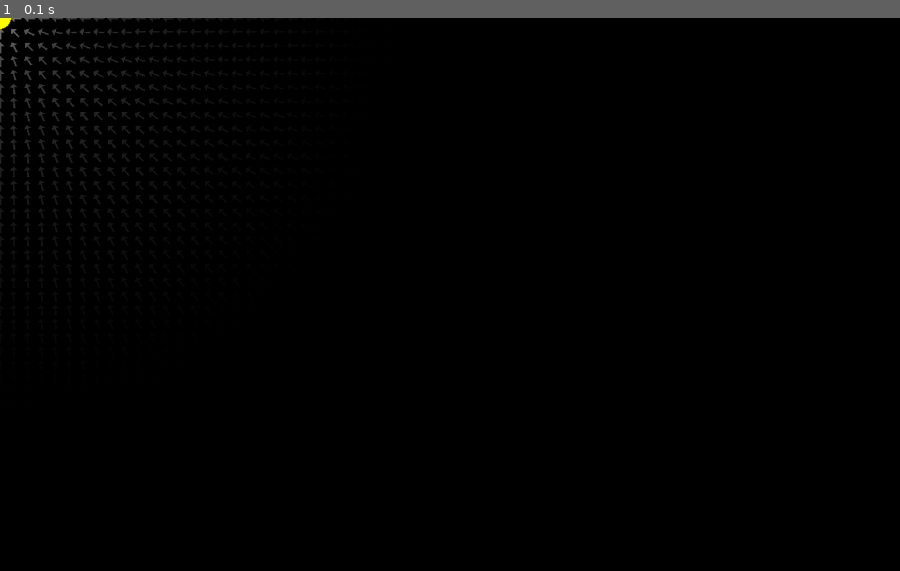
Above: before the commit, frame 1.
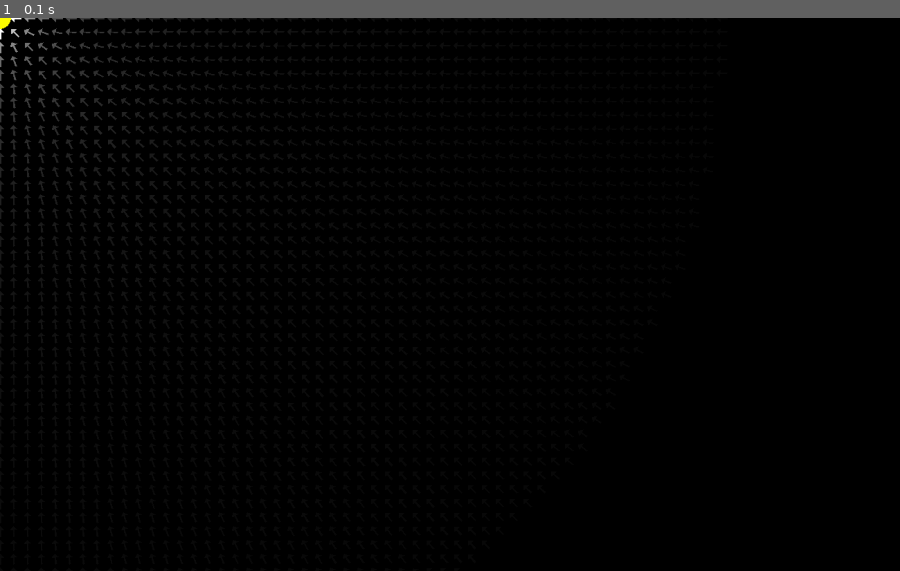
Above: after the commit, the same moment.

Repository: maxim739/Hackathon26
Game: pygame game, started from main.py
Two runs of this game, one before a commit and one after it. Both use one fixed random seed, a clock stepped at 60 frames per second and the inputs below.
Inputs:
- Up to frame 1 (0.1 s): no input

The runs differ from the first frame. In frame 1, less than 0.1% of the frame differs, in the area x 0-6%, y 0-9%.

Commit message:
vectors done

Diff:
--- a/constants.py
+++ b/constants.py
@@ -16,7 +16,7 @@
 dt = 864000 #TEN days in seconds
 rocketMass = 8e25
 
-MAX_FORCE = 1e30
+MAX_FORCE = 1e31
 MIN_FORCE = 1e20
 
 # Screen values
@@ -24,7 +24,8 @@
 height = 800
 
 # Colors
-opacityVal = 1.5
+opacityVal = 1
+thresh = 10
 
 red = pygame.Color(255, 0, 0)
 black = (0, 0, 0)
--- a/main3.py
+++ b/main3.py
@@ -22,10 +22,11 @@
 screen = pygame.display.set_mode(screen_res)
 
 bodies = [
-    Static_body(600, 600, 2e30, 16, constants.blue),
-    Static_body(100, 100, 2e30, 16, constants.red),
-    Static_body(600, 100, 4e30, 16, constants.blue),
-    Static_body(100, 600, 4e30, 16, constants.red),
+    Static_body(1200, 600, 2e30, 16, constants.blue),
+    Static_body(400, 200, 2e30, 16, constants.red),
+    Static_body(1200, 200, 4e30, 16, constants.blue),
+    Static_body(400, 600, 4e30, 16, constants.red),
+    Static_body(800, 400, 8e31, 16, constants.red),
 ]
 
 render(screen, bodies)
--- a/vectorField.py
+++ b/vectorField.py
@@ -36,44 +36,59 @@
 def render(screen, bodies):
 	'''Renders a vector field based on passed bodies'''
 	# Need to find max and min force values to normalize to the arrows
-	for x in range((constants.width // 20)+1):
-		for y in range((constants.height // 20)+1):	# For each vector
-			forces = pygame.Vector2(0, 0)
+	cols = (constants.width // 20) + 1
+	rows = (constants.height // 20) + 1
+
+	force_grid = [[pygame.Vector2(0, 0) for _ in range(rows)] for _ in range(cols)]
+
+	max_total_force = 0.0
+	min_total_force = 1e30
+
+	# Calc forces and find max/min
+	for x in range(cols):
+		for y in range(rows):
+			forces = force_grid[x][y]
+
 			for body in bodies:
 				if isinstance(body, Static_body):
-					# Need to add the sum of forces (w sign) to the 2D vector
-					dx = (body.screen_x - (x*20))/constants.scale
-					dy = (body.screen_y - (y*20))/constants.scale
-					dist_sq = dx**2 + dy**2
-					if (dist_sq <= 0):
-						dist_sq = 10
-
-
+					dx = (body.screen_x - (x * 20)) / constants.scale
+					dy = (body.screen_y - (y * 20)) / constants.scale
+					dist_sq = dx**2 + dy**2 + 0.1
 					dist = math.sqrt(dist_sq)
 
 					force_mag = (constants.G * body.mass * constants.rocketMass) / dist_sq
 					forces.x += force_mag * (dx/dist)
 					forces.y += force_mag * (dy/dist)
 
-			angle = math.atan2(forces[1], forces[0])
-			angle = (angle * (180 / math.pi)) + 90
+					mag = forces.length()
+					if mag > max_total_force: max_total_force = mag
+					if mag < min_total_force: min_total_force = mag
 
-			total_force = math.sqrt(forces[0]**2 + forces[1]**2)
+	max_total_force = max_total_force * 1e0
 
-			if total_force > 0:
-				log_mag = math.log10(total_force)
-				log_min = math.log10(constants.MIN_FORCE)
-				log_max = math.log10(constants.MAX_FORCE)
+	log_max = math.log10(max_total_force) if max_total_force > 0 else 0
+	log_min = math.log10(min_total_force) if min_total_force > 0 else 0
+	log_range = log_max - log_min
 
-				alpha = int(255 * (log_mag - log_min) / (log_max - log_min))
-				alpha = max(0, min(255, alpha))
+	print(f"Min: {log_max} Max: {log_min}")
+
+	for x in range(cols):
+		for y in range(rows):
+			forces = force_grid[x][y]
+			mag = forces.length()
+
+			if mag > 0 and log_range > 0:
+				log_mag = math.log10(mag)
+				normalized_val = (log_mag - log_min) / log_range
+				sharper = normalized_val ** 20
+				color_int = int(sharper * 255)
 			else:
-				alpha = 0
+				color_int = 0
 
-			alpha = int(min(255, alpha * constants.opacityVal))
-
-			center = pygame.Vector2((x*20), (y*20))
-
-			color = pygame.Color(alpha, alpha, alpha)
-
+			color_int = max(0, min(255, color_int))
+			angle = math.degrees(math.atan2(forces.y, forces.x)) + 90
+			center = pygame.Vector2(x * 20, y * 20)
+			color_int = int(min(255, color_int*constants.opacityVal))
+			if color_int < constants.thresh: color_int = 0
+			color = pygame.Color(color_int, color_int, color_int)
 			draw_arrow(screen, center, angle, color, 5)
